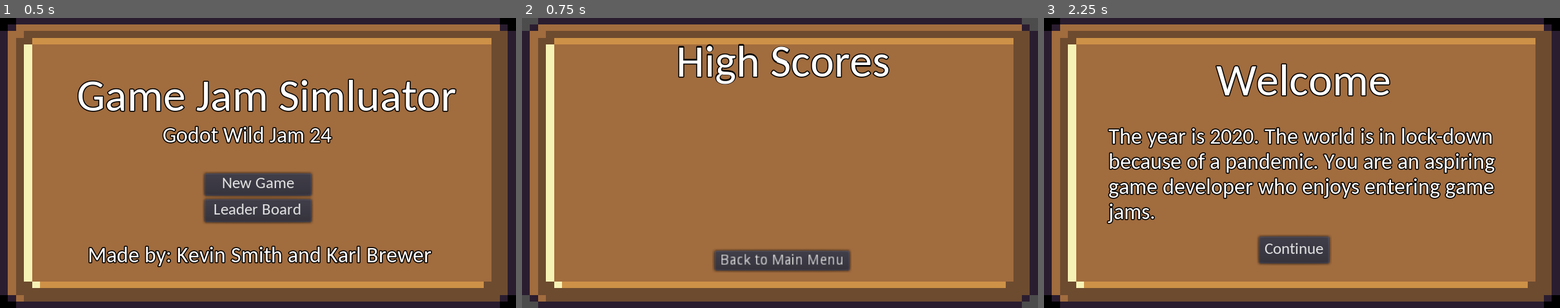
Above: before the commit, frames 1-3 (left to right).
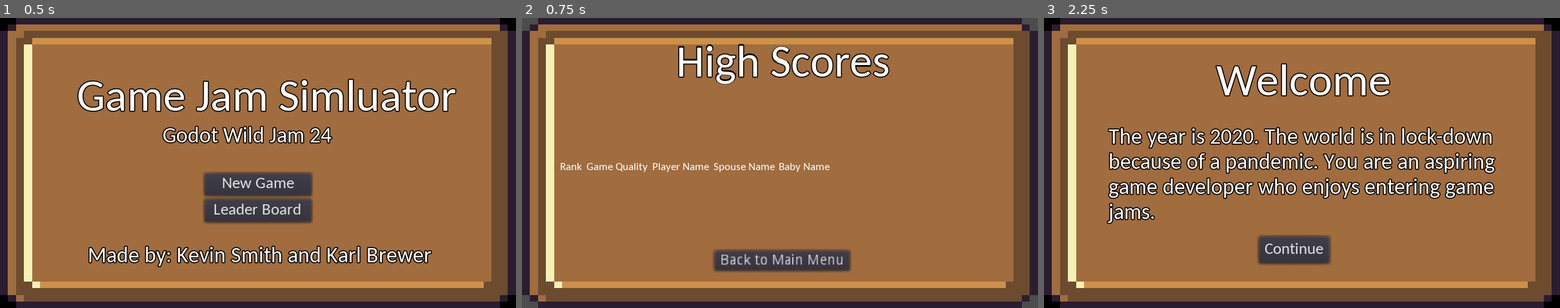
Above: after the commit, the same moments.

Repository: kevinms/godot-wild-jam-24
Game: Godot game, scene res://MainMenu.tscn
Same seed, same stepped clock (60 frames per second), same inputs: the game is played once before the commit and once after it. The engine's default icon, where the game draws it, is replaced by a stand-in: a white triangle on a blue panel in a dark square. Sound files missing from this copy of the repository are replaced by a short silence.
Inputs:
- Up to frame 1 (0.5 s): no input
- Up to frame 2 (0.75 s): click "Leader Board" at 0.5 s
- Up to frame 3 (2.25 s): click "Back to Main Menu" at 1.25 s; click "New Game" at 2 s

Frame 1 is identical in both runs. In frame 2, 0.5% of the frame differs, in the area x 7-60%, y 50-54%; in frame 3, nothing differs.
Error before the commit: Invalid get index 'scores' (on base: 'Nil'). (res://HighScores.gd:11)

Commit message:
Upgraded the high scoreboard to display better

Diff:
--- a/HighScores.gd
+++ b/HighScores.gd
@@ -6,13 +6,21 @@
 
 func _on_request_completed(result, response_code, headers, body):
 	var json = JSON.parse(body.get_string_from_utf8())
+	if !json or !json.result:
+		return
 	print(json.result)
 	var rank = 1
 	for s in json.result["scores"]:
-		var node = Label.new()
-		node.text = "Rank: %s Game Quality: %s Player Name: %s Spouse Name: %s Baby Name: %s" % [ str(rank), s["game_quality"], s["player_name"], s["spouse_name"], s["baby_name"]]
-		$Control/VBoxContainer.add_child(node)
-		node.set_owner(get_tree().get_edited_scene_root())
+		$HBoxContainer/Rank.text += "\n" + str(rank)
+		$"HBoxContainer/Game Quality".text += "\n" + str(s["game_quality"])
+		$"HBoxContainer/Player Name".text += "\n" + s["player_name"]
+		$"HBoxContainer/Spouse Name".text += "\n" + s["spouse_name"]
+		$"HBoxContainer/Baby Name".text += "\n" + s["baby_name"]
+
+		#var node = Label.new()
+		#node.text = "Rank: %s Game Quality: %s Player Name: %s Spouse Name: %s Baby Name: %s" % [ str(rank), s["game_quality"], s["player_name"], s["spouse_name"], s["baby_name"]]
+		#$Control/VBoxContainer.add_child(node)
+		#node.set_owner(get_tree().get_edited_scene_root())
 		rank += 1
 
 
--- a/HighScores.tscn
+++ b/HighScores.tscn
@@ -1,8 +1,13 @@
-[gd_scene load_steps=4 format=2]
+[gd_scene load_steps=6 format=2]
 
 [ext_resource path="res://Fonts/MainMenuTitleFont.tres" type="DynamicFont" id=1]
 [ext_resource path="res://Furniture/Assets/dialogue-white.png" type="Texture" id=2]
 [ext_resource path="res://HighScores.gd" type="Script" id=3]
+[ext_resource path="res://Fonts/carlito/Carlito-Regular.ttf" type="DynamicFontData" id=4]
+
+[sub_resource type="DynamicFont" id=1]
+size = 11
+font_data = ExtResource( 4 )
 
 [node name="HighScores" type="Node2D"]
 script = ExtResource( 3 )
@@ -34,6 +39,7 @@
 }
 
 [node name="VBoxContainer" type="VBoxContainer" parent="Control"]
+visible = false
 margin_left = 34.4513
 margin_top = 67.4869
 margin_right = 74.4513
@@ -53,4 +59,52 @@
 __meta__ = {
 "_edit_use_anchors_": false
 }
+
+[node name="HBoxContainer" type="HBoxContainer" parent="."]
+margin_left = 38.0
+margin_top = 72.0
+margin_right = 485.0
+margin_bottom = 227.0
+__meta__ = {
+"_edit_use_anchors_": false
+}
+
+[node name="Rank" type="Label" parent="HBoxContainer"]
+margin_top = 71.0
+margin_right = 22.0
+margin_bottom = 83.0
+custom_fonts/font = SubResource( 1 )
+text = "Rank"
+
+[node name="Game Quality" type="Label" parent="HBoxContainer"]
+margin_left = 26.0
+margin_top = 71.0
+margin_right = 87.0
+margin_bottom = 83.0
+custom_fonts/font = SubResource( 1 )
+text = "Game Quality"
+
+[node name="Player Name" type="Label" parent="HBoxContainer"]
+margin_left = 91.0
+margin_top = 71.0
+margin_right = 147.0
+margin_bottom = 83.0
+custom_fonts/font = SubResource( 1 )
+text = "Player Name"
+
+[node name="Spouse Name" type="Label" parent="HBoxContainer"]
+margin_left = 151.0
+margin_top = 71.0
+margin_right = 211.0
+margin_bottom = 83.0
+custom_fonts/font = SubResource( 1 )
+text = "Spouse Name"
+
+[node name="Baby Name" type="Label" parent="HBoxContainer"]
+margin_left = 215.0
+margin_top = 71.0
+margin_right = 265.0
+margin_bottom = 83.0
+custom_fonts/font = SubResource( 1 )
+text = "Baby Name"
 [connection signal="pressed" from="Button" to="." method="_on_Button_pressed"]
